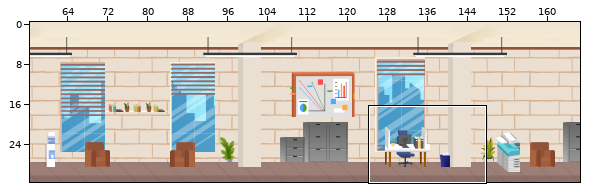
Tiled map -- frontend/assets/BackgroundScene1.tmx. The first picture is a wide view before the edit; the outline marks the close-up.
Close-up. Before the edit:
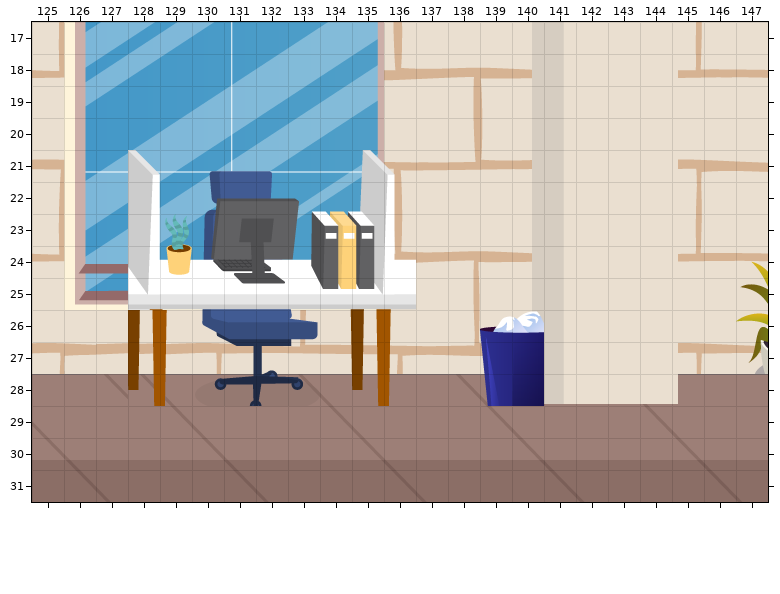
Cells are 32x32 px. Shown: x 125..147, y 17..31. The commit also changed other parts of the map, which this record leaves out. Tiles whose own drawing changed are shown in their newer look in all pictures.
After the commit:
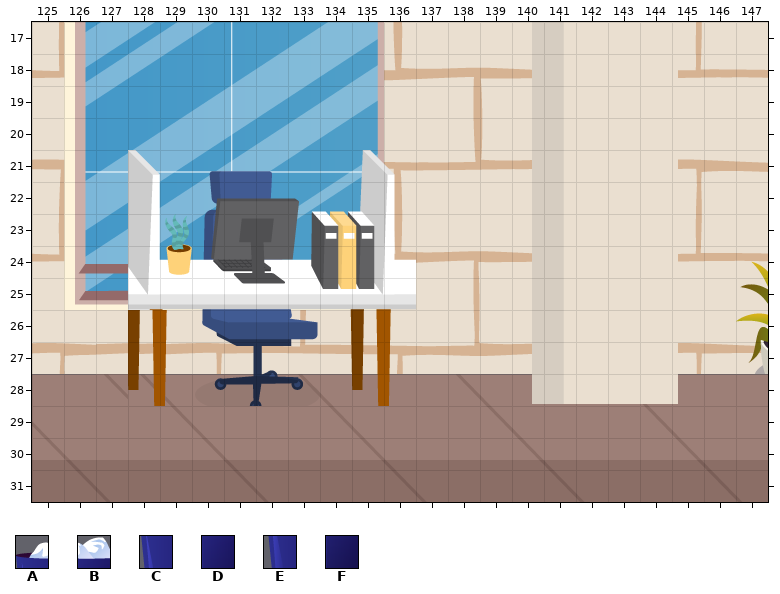
Key: from "BackgroundBasura": A 0, B 1, C 2, D 3, E 4, F 5.
_ is an empty cell.
Tiles replaced or removed in this view: A, B, C, D, E, F.
Changes in this commit:
Changed rows in their new state; . is an unchanged cell.
Layer "Basura":
first column x 139:
26 __
27 __
28 __
Boxes around the changes in both close-ups, in picture pixels (x1, y1, x2, y2):
removed: (480, 311, 544, 406)
